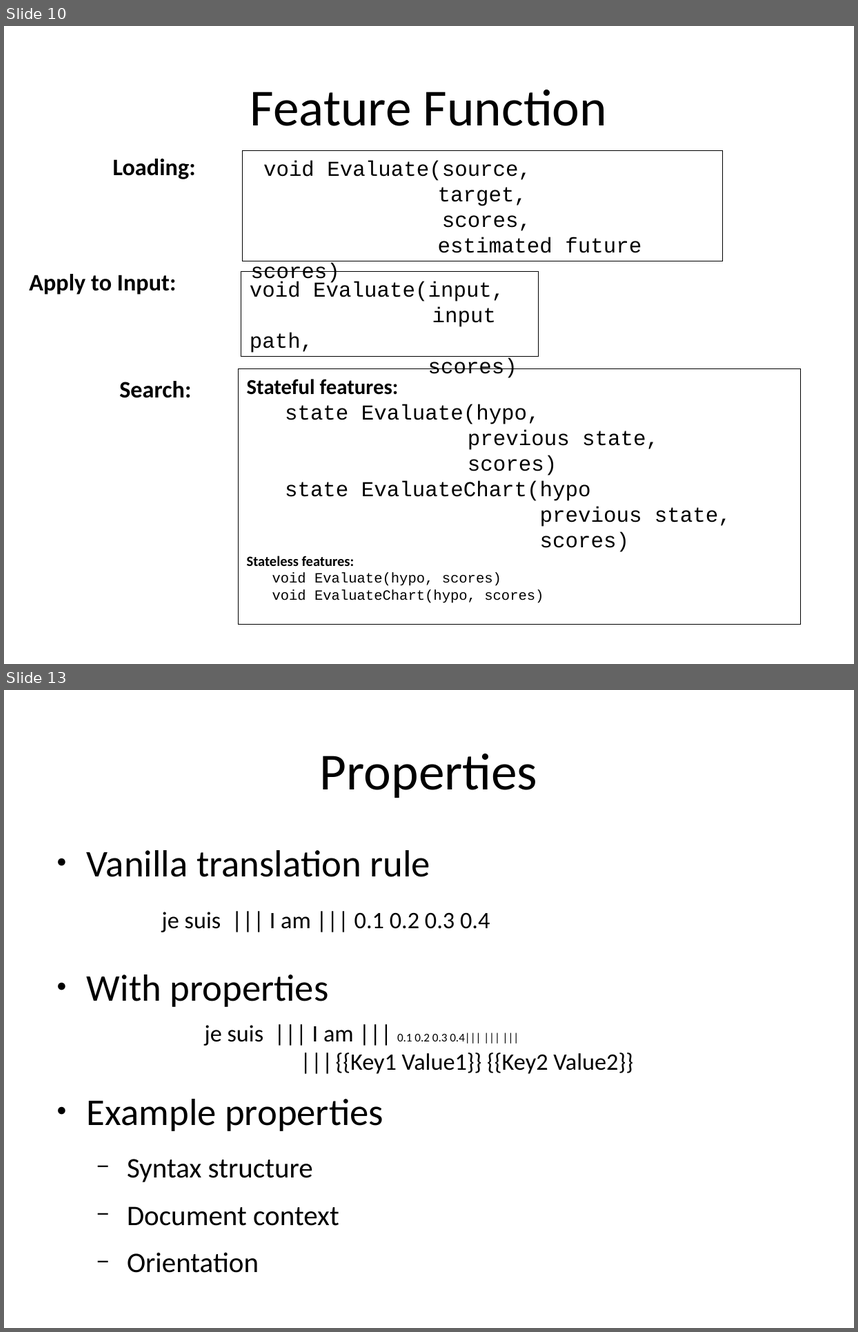
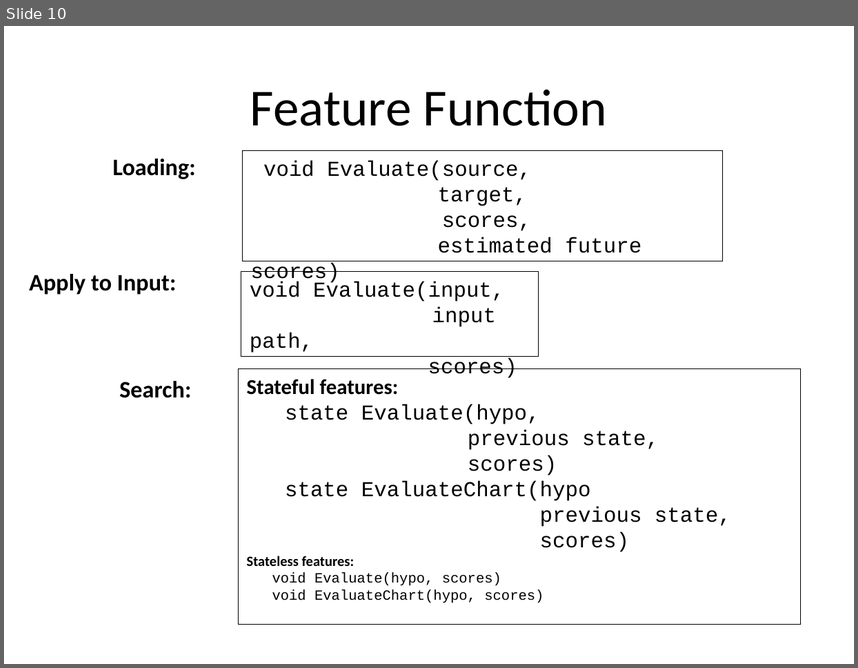
Before and after one commit to hieuhoang/papers, a slide deck: iit-bombay/FeatureFunction.odp. Shown one above the other, each under a label of ours: slides 10 and 13 before the commit, slide 10 after it; the slides between them are not shown. The pictures are 858x1332 and 858x668 pixels, drawn with LibreOffice and Linux fonts; fonts in the diff are those of the drawing; background and template pictures are left out. Boxes give left, top, right and bottom in pixels: in the first picture for what was removed or moved away, otherwise in the second. Text is boxed around its words. In the diff, an @@ line names an element or a change of style, - is before the commit and + after.

```diff
--- a/iit-bombay/FeatureFunction.odp
+++ b/iit-bombay/FeatureFunction.odp
@@ slide 13 removed at [4,690,854,1328], background #FFFFFF @@
@@ title removed at [320,753,537,798] @@
-Properties
@@ text removed at [87,850,431,1272] @@
-● Vanilla translation rule
-● With properties
-● Example properties
-  − Syntax structure
-  − Document context
-  − Orientation
@@ text removed at [162,911,490,932] @@
-je suis ||| I am ||| 0.1 0.2 0.3 0.4
@@ text removed at [205,1025,633,1074] @@
-je suis ||| I am ||| 0.1 0.2 0.3 0.4||| ||| |||
-||| {{Key1 Value1}} {{Key2 Value2}}
```
Also in this commit, not shown: 4 slides added, 3 other slides removed, 3 other files.
